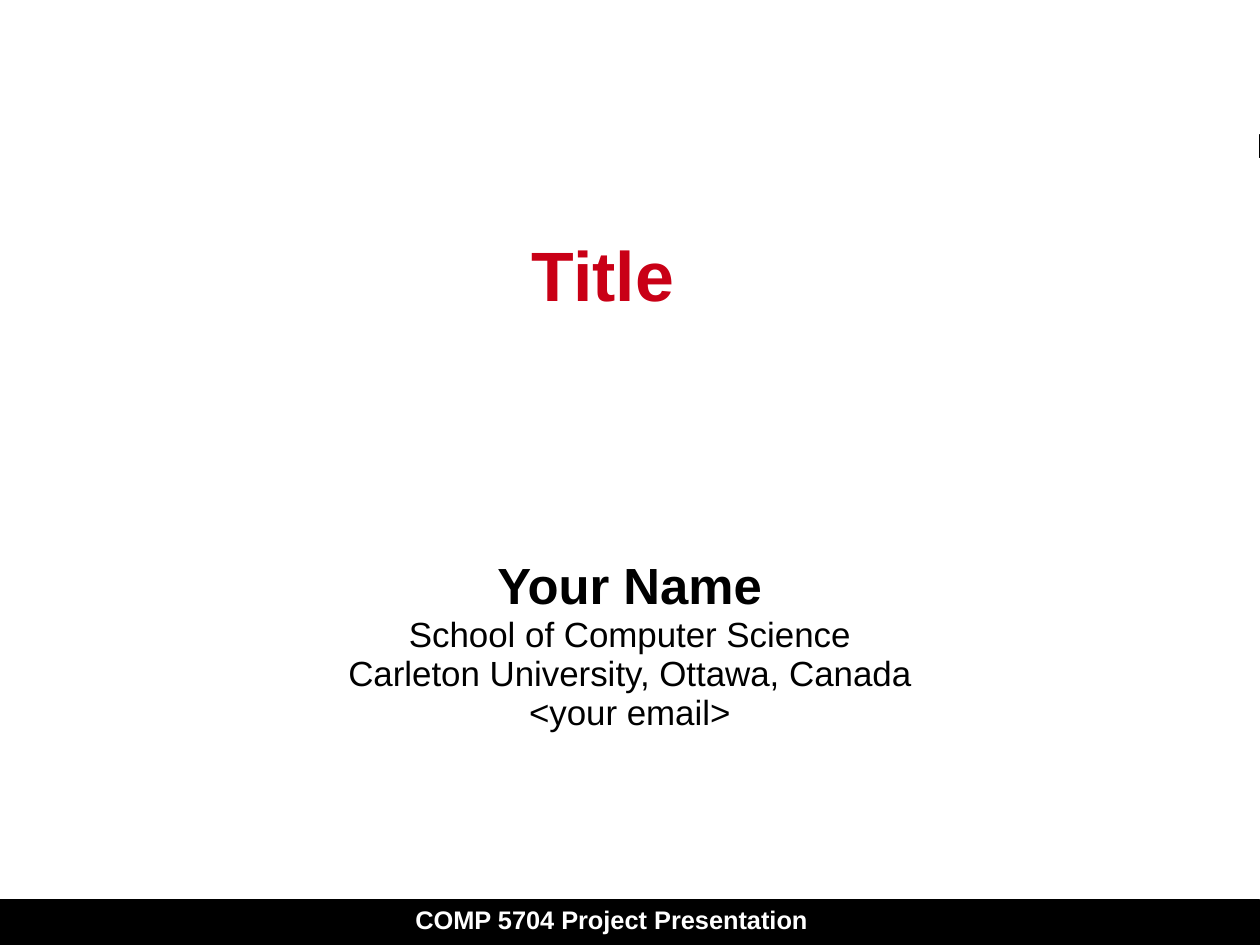
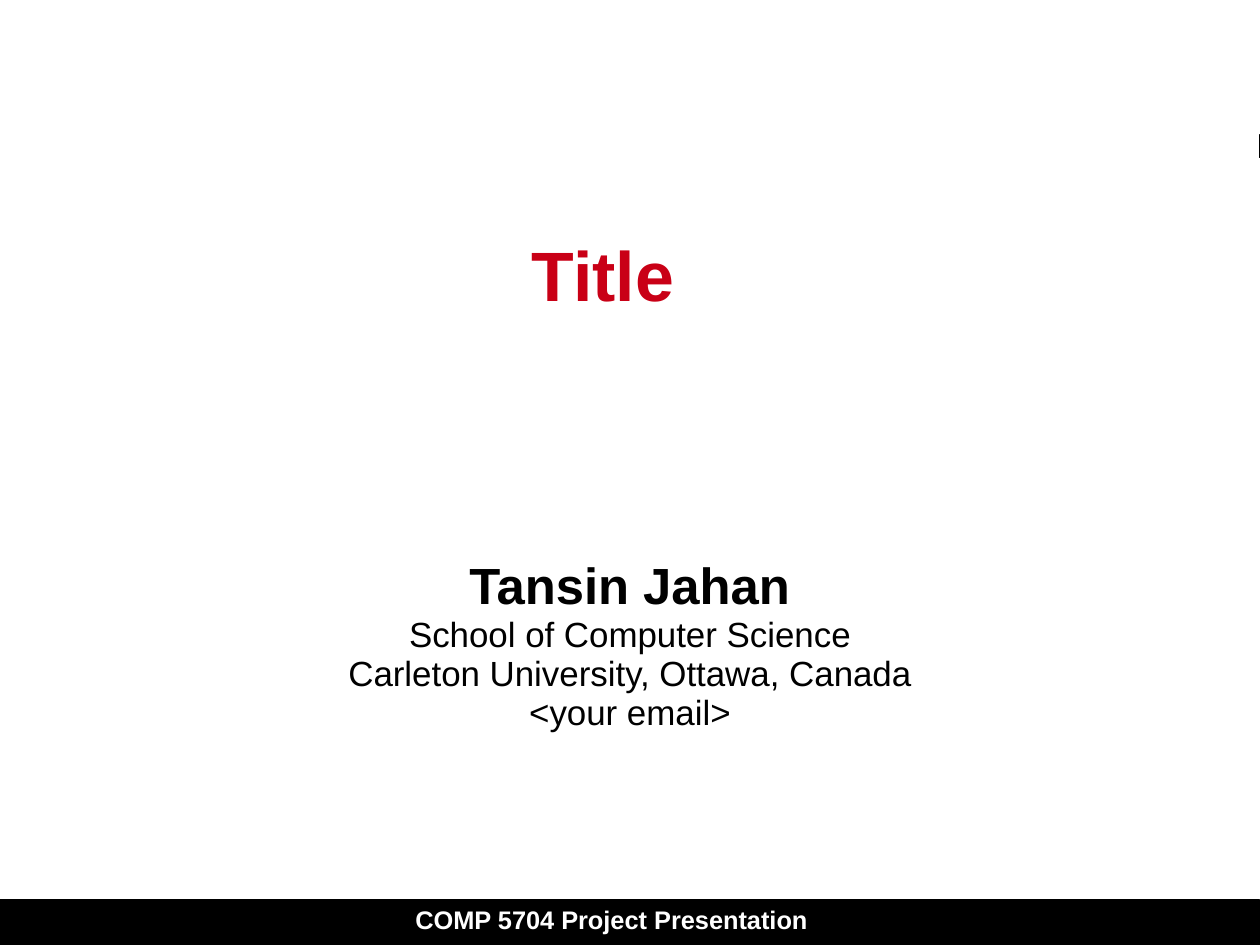
Before and after one commit to tansinjahan/tansinjahan.github.io, a slide deck: slide 1 of projects/COMP5704/Slide_Presentation.ppt. Drawn at 1260x945 pixels with LibreOffice and Linux fonts; fonts in the diff are those of the drawing. Boxes give left, top, right and bottom in pixels: in the first picture for what was removed or moved away, otherwise in the second. Text is boxed around its words. In the diff, an @@ line names an element or a change of style, - is before the commit and + after.

Commit message:
updated

```diff
--- a/projects/COMP5704/Slide_Presentation.ppt
+++ b/projects/COMP5704/Slide_Presentation.ppt
@@ subtitle at (469,567,790,605): text changed @@
-Your Name
+Tansin Jahan
```
